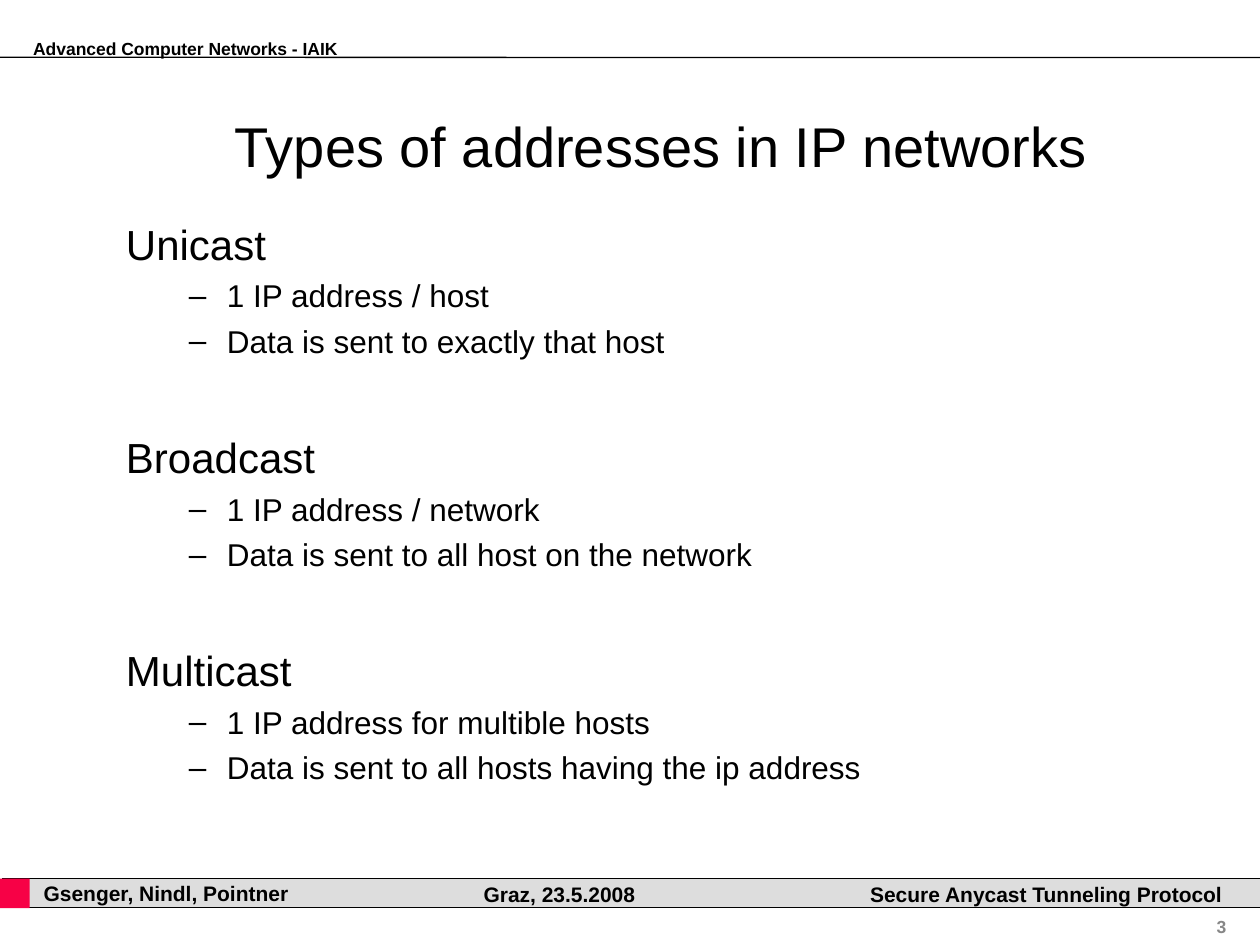
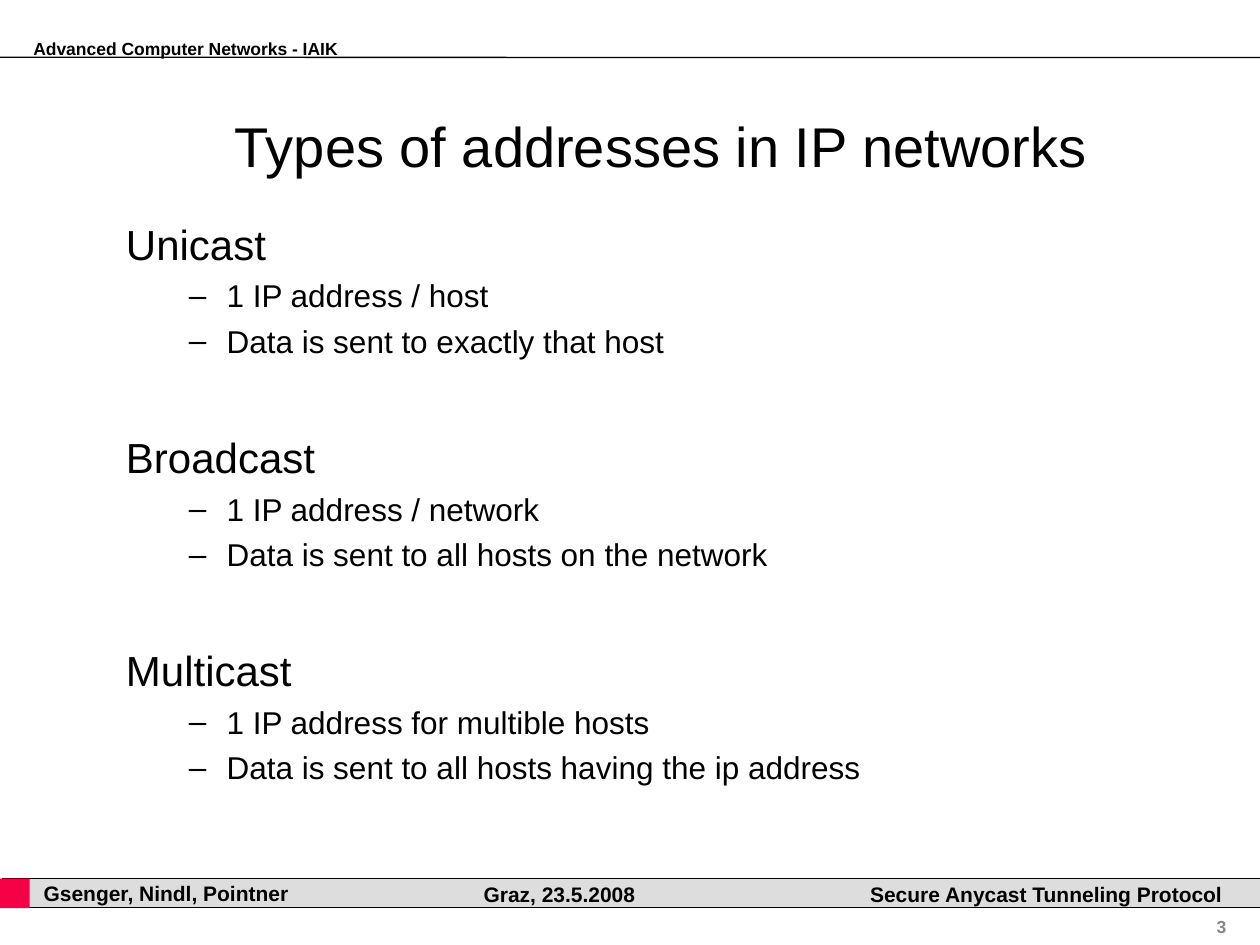
Before and after one commit to pyhedgehog/anytun, a slide deck: slide 3 of papers/acn.ppt. Drawn at 1260x945 pixels with LibreOffice and Linux fonts; fonts in the diff are those of the drawing; background and template pictures are left out. Boxes give left, top, right and bottom in pixels: in the first picture for what was removed or moved away, otherwise in the second. Text is boxed around its words. In the diff, an @@ line names an element or a change of style, - is before the commit and + after.

```diff
--- a/papers/acn.ppt
+++ b/papers/acn.ppt
@@ text at [227, 543, 767, 567]: text changed @@
-  – Data is sent to all host on the network
+  – Data is sent to all hosts on the network
```
Also in this commit, not shown: 7 other slides changed, 10 slides added.
